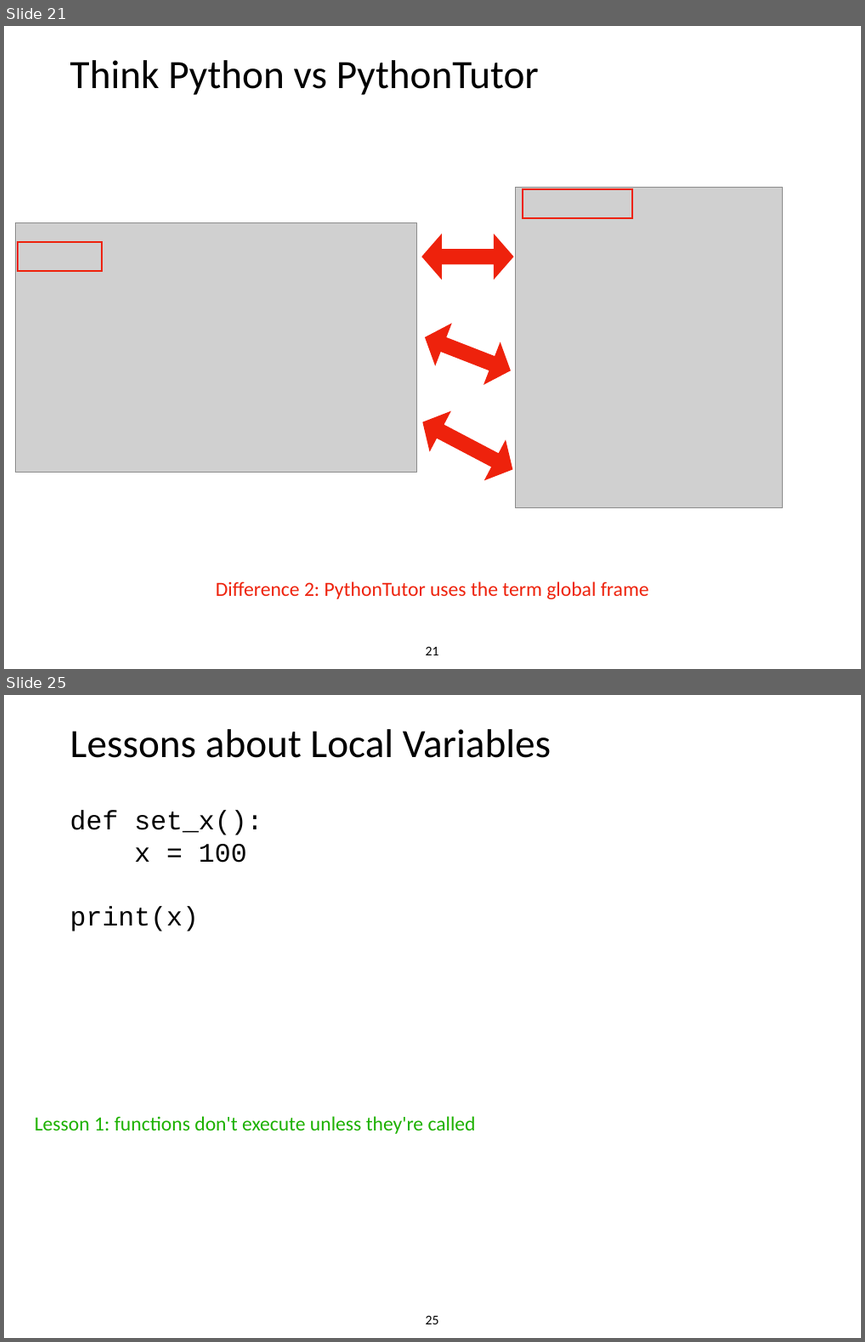
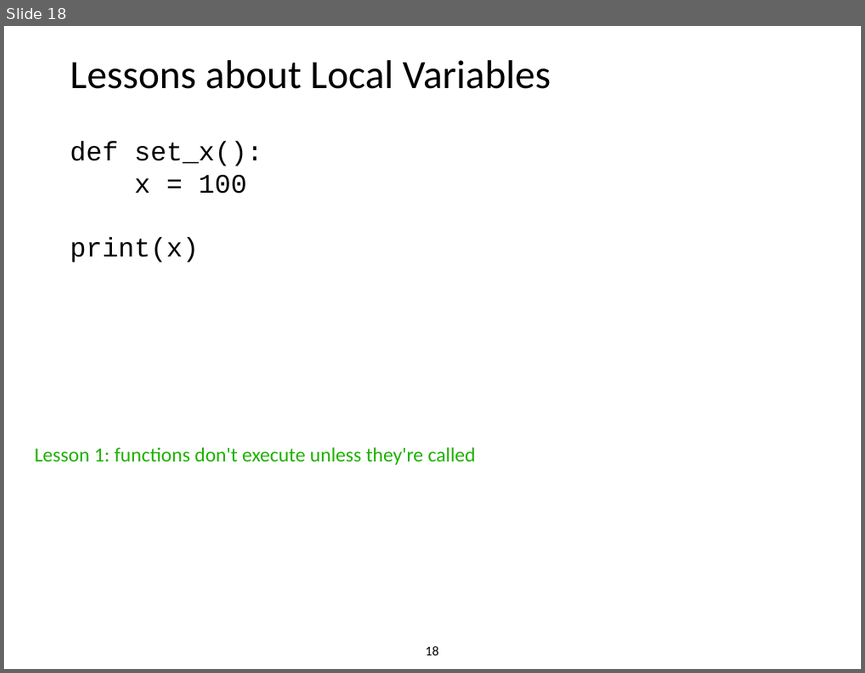
Before and after one commit to tylerharter/caraza-harter-com, a slide deck: tyler/meena/cs220/s22/materials/lecture_ppts/lec_07_S22.ppt. Shown one above the other, each under a label of ours: slides 21 and 25 before the commit, slide 18 after it; the slides between them are not shown. The pictures are 865x1342 and 865x673 pixels, drawn with LibreOffice and Linux fonts; fonts in the diff are those of the drawing; grey boxes stand for pictures. Boxes give left, top, right and bottom in pixels: in the first picture for what was removed or moved away, otherwise in the second. Text is boxed around its words. In the diff, an @@ line names an element or a change of style, - is before the commit and + after.

```diff
--- a/tyler/meena/cs220/s22/materials/lecture_ppts/lec_07_S22.ppt
+++ b/tyler/meena/cs220/s22/materials/lecture_ppts/lec_07_S22.ppt
@@ slide 21 removed at (4, 26, 861, 669), background #FFFFFF @@
@@ title removed at (70, 60, 539, 95) @@
-Think Python vs PythonTutor
@@ picture removed at (515, 187, 783, 507) @@
@@ rectangle removed at (522, 189, 632, 218) @@
@@ picture removed at (15, 222, 416, 472) @@
@@ rectangle removed at (18, 242, 103, 272) @@
@@ left right arrow removed at (421, 233, 514, 279) @@
@@ left right arrow removed at (416, 316, 519, 392) @@
@@ left right arrow removed at (412, 402, 523, 490) @@
@@ text removed at (216, 581, 649, 599) @@
-Difference 2: PythonTutor uses the term global frame
@@ page number removed at (426, 646, 439, 655) @@
-21
@@ what was slide 25 is now slide 18 @@
@@ page number at (426, 646, 439, 655): text changed @@
-25
+18
```
Also in this commit, not shown: 9 slides changed, 3 slides added, 9 other slides removed.
